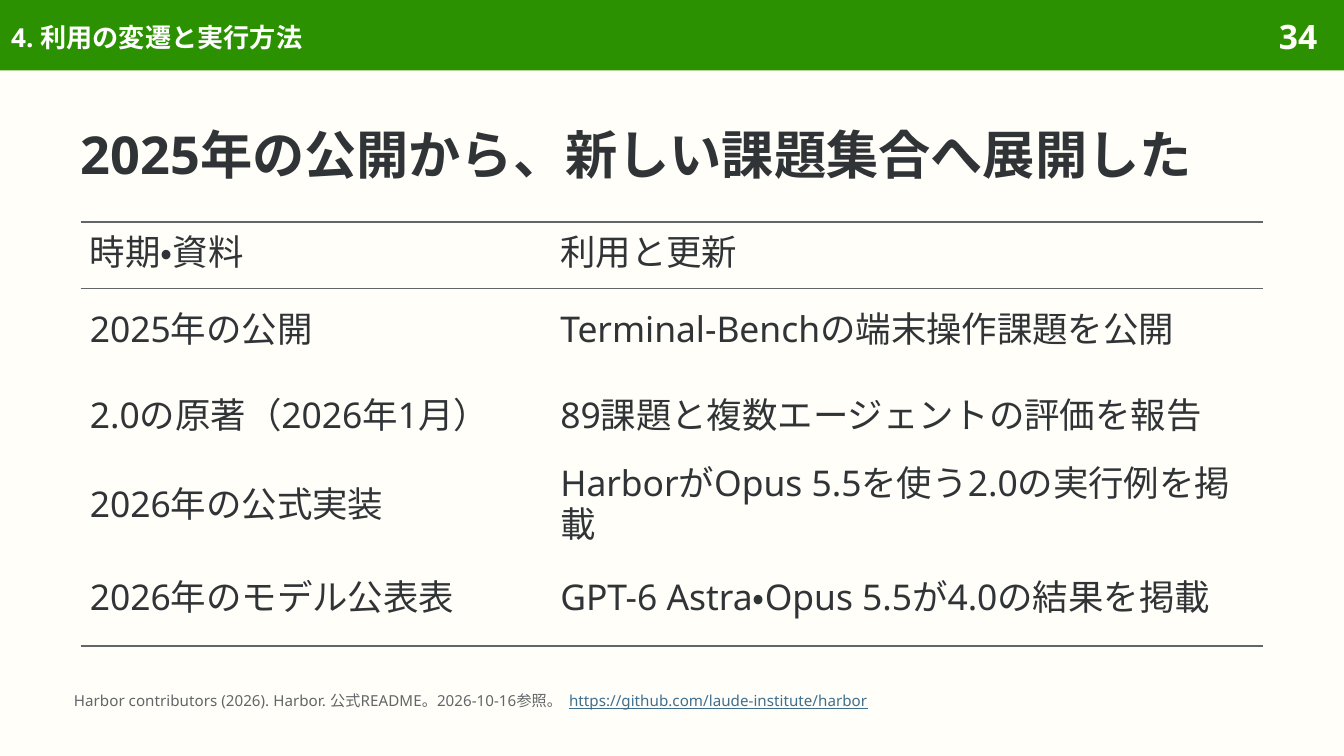
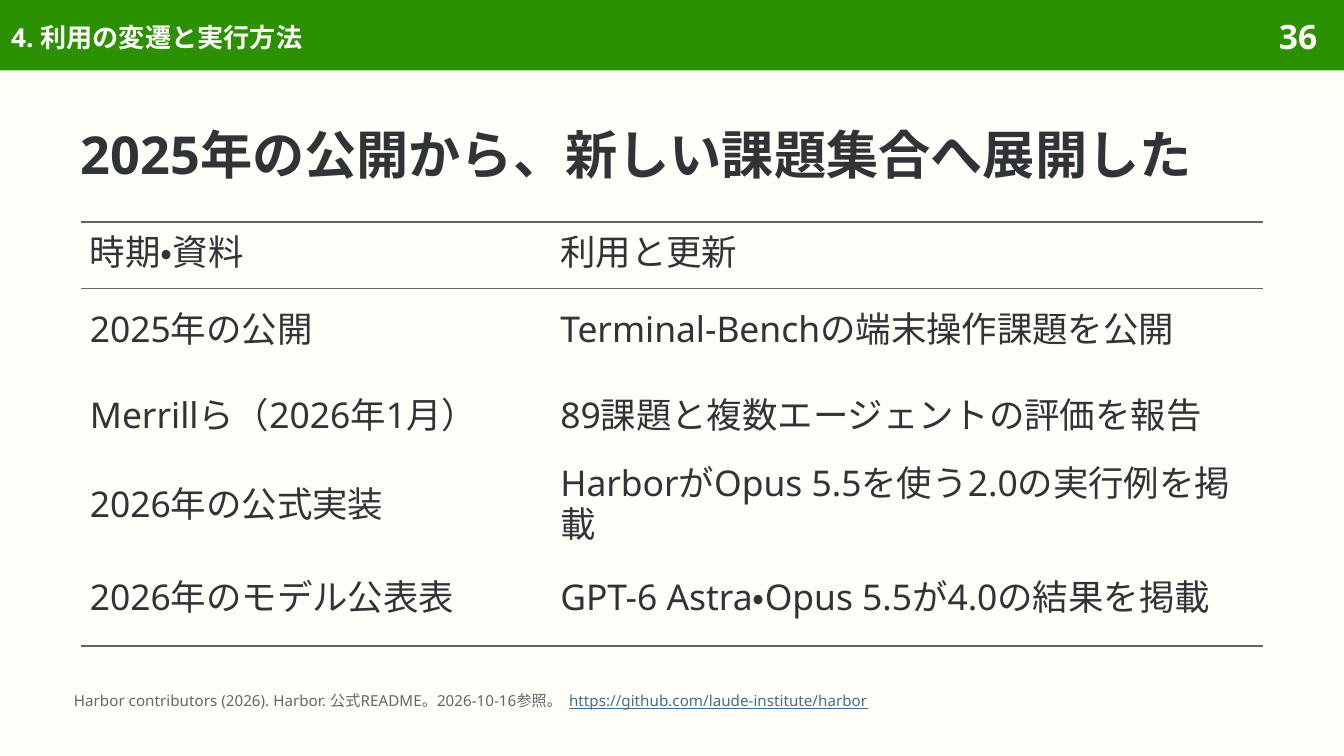
Before and after one commit to sasakiy84/datasets-in-10-minutes, a slide deck: slide 36 of slides/datasets-in-10-minutes-terminal-bench.pptx (slide 34 before the commit). Drawn at 1344x756 pixels with LibreOffice and Linux fonts; fonts in the diff are those of the drawing. Boxes give left, top, right and bottom in pixels: in the first picture for what was removed or moved away, otherwise in the second. Text is boxed around its words. In the diff, an @@ line names an element or a change of style, - is before the commit and + after.

```diff
--- a/slides/datasets-in-10-minutes-terminal-bench.pptx
+++ b/slides/datasets-in-10-minutes-terminal-bench.pptx
@@ page number at bbox=[1279, 24, 1317, 50]: text changed @@
-34
+36
@@ table at bbox=[81, 222, 1263, 633] @@
-row 3, column 1: 2.0の原著（2026年1月）
+row 3, column 1: Merrillら（2026年1月）
```
Also in this commit, not shown: 7 other slides changed, 2 slides added, 7 other files.
